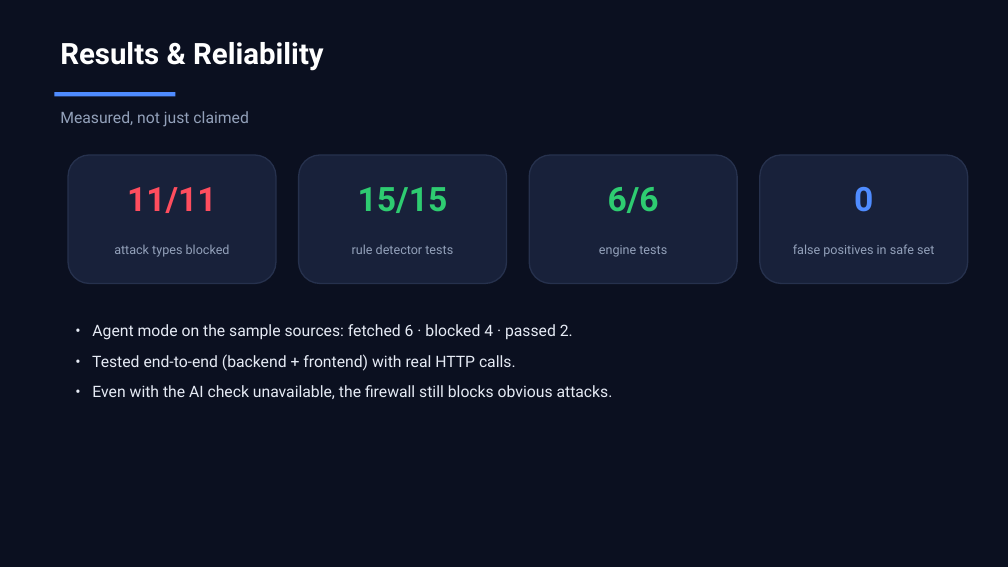
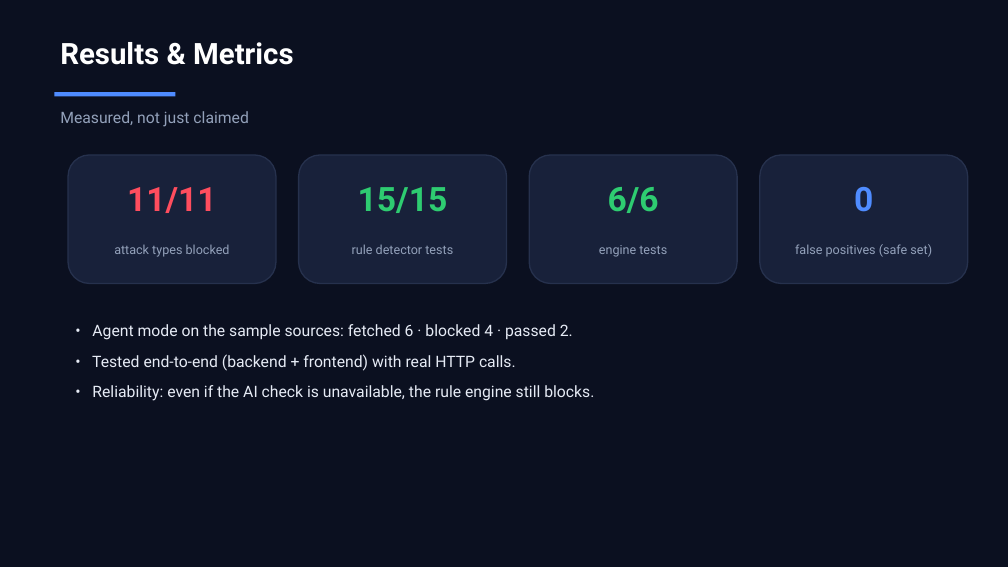
Before and after one commit to Bhavin0206/prompt-injection-firewall, a slide deck: slide 11 of docs/pitch_deck.pptx. Drawn at 1008x567 pixels with LibreOffice and Linux fonts; fonts in the diff are those of the drawing. Boxes give left, top, right and bottom in pixels: in the first picture for what was removed or moved away, otherwise in the second. Text is boxed around its words. In the diff, an @@ line names an element or a change of style, - is before the commit and + after.

```diff
--- a/docs/pitch_deck.pptx
+++ b/docs/pitch_deck.pptx
@@ text at (60,42,293,65): text changed @@
-Results & Reliability
+Results & Metrics
@@ text at (795,244,932,257): text changed @@
-false positives in safe set
+false positives (safe set)
@@ text at (92,385,594,401): text changed @@
-• Even with the AI check unavailable, the firewall still blocks obvious attacks.
+• Reliability: even if the AI check is unavailable, the rule engine still blocks.
```
Also in this commit, not shown: 6 other slides changed, 2 slides added, 4 slides removed, 1 other file.
